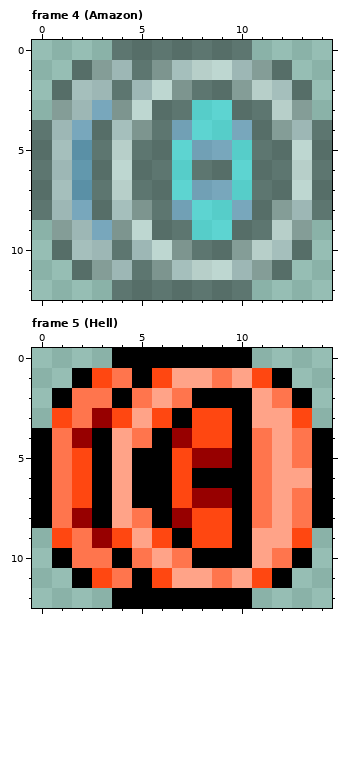
Pixel-art file, stored at ExternalAssets/Yoyos.ase. Above, as it was before the edit.
15x13 pixels, 19 frames. Shown: frame 4 (Amazon), frame 5 (Hell).
And afterwards:
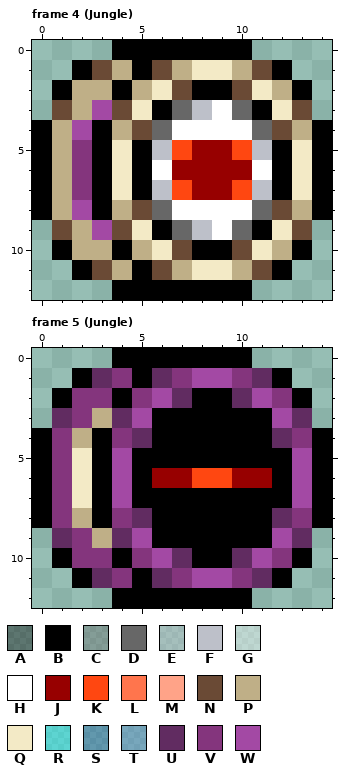
Palette (. is transparent): A #00000061  B #000000  C #67676761  D #676767  E #bdc0c961  F #bdc0c9  G #ffffff61  H #ffffff  J #970000  K #ff4711  L #ff754d  M #ffa388  N #6a4a35  P #bfaf87  Q #f3eac6  R #00f9ff61  S #0c59a261  T #4782c961  U #612c61  V #84357d  W #a349a4
Changes in this commit:
--- frame 4 (Jungle), layer "Final"
@@ x 0..14 @@
- 0 ....AAAAAAA....
- 1 ..ACEACEGGECA..
- 2 .AEEAEGCAACGEA.
- 3 .CETCGAARRAAGC.
- 4 AETAECATRRTACEA
- 5 AESAGAARTTRAAGA
- 6 AESAGAARAARAAGA
- 7 AESAGAARTTRAAGA
- 8 AETAECATRRTACEA
- 9 .CETCGAARRAAGC.
-10 .AEEAEGCAACGEA.
-11 ..ACEACEGGECA..
-12 ....AAAAAAA....
+ 0 ....BBBBBBB....
+ 1 ..BNPBNPQQPNB..
+ 2 .BPPBPQNBBNQPB.
+ 3 .NPWNQBDFHDBQN.
+ 4 BPWBPNDHHHHDNPB
+ 5 BPVBQBFKJJKFBQB
+ 6 BPVBQBHJJJJHBQB
+ 7 BPVBQBFKJJKFBQB
+ 8 BPWBPNDHHHHDNPB
+ 9 .NPWNQBDFHDBQN.
+10 .BPPBPQNBBNQPB.
+11 ..BNPBNPQQPNB..
+12 ....BBBBBBB....
--- frame 5 (Jungle), layer "Final"
@@ x 0..14 @@
  0 ....BBBBBBB....
- 1 ..BKLBKMMLMKB..
- 2 .BLLBLMLBBBMLB.
- 3 .KLJKMKBKKBMMK.
- 4 BLJBMLBJKKBLMLB
- 5 BLKBMBBKJJBLMLB
- 6 BLKBMBBKBBBLMMB
- 7 BLKBMBBKJJBLMLB
- 8 BLJBMLBJKKBLMLB
- 9 .KLJKMKBKKBMMK.
-10 .BLLBLMLBBBMLB.
-11 ..BKLBKMMLMKB..
+ 1 ..BUVBUVWWVUB..
+ 2 .BVVBVWUBBUWVB.
+ 3 .UVPUWBBBBBBWU.
+ 4 BVPBVUBBBBBBUVB
+ 5 BVQBWBBBBBBBBWB
+ 6 BVQBWBJJKKJJBWB
+ 7 BVQBWBBBBBBBBWB
+ 8 BVPBVUBBBBBBUVB
+ 9 .UVPUWBBBBBBWU.
+10 .BVVBVWUBBUWVB.
+11 ..BUVBUVWWVUB..
 12 ....BBBBBBB....
Boxes around the changes in both pictures, in picture pixels (x1, y1, x2, y2):
changed: (32, 40, 332, 300)
changed: (52, 368, 312, 588)
